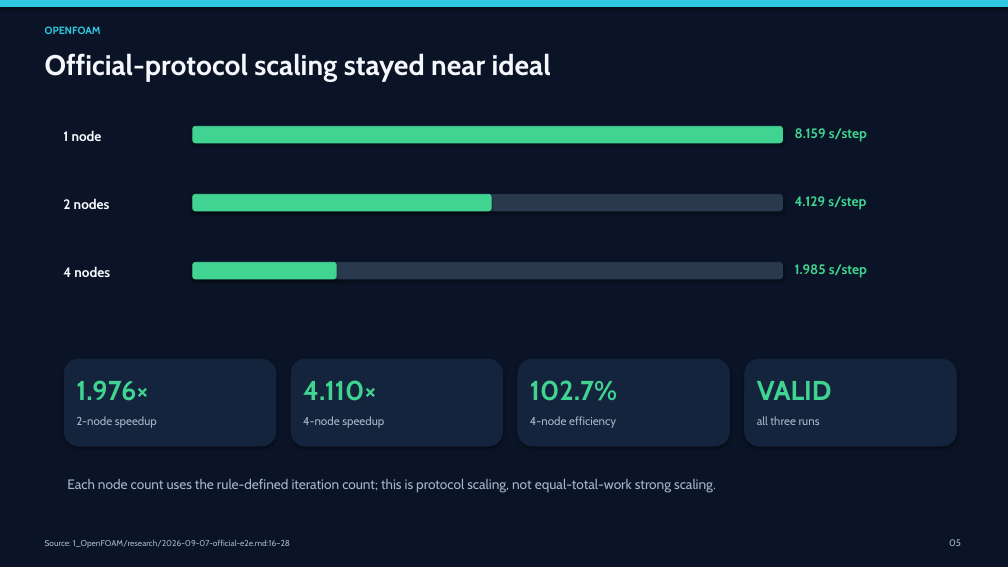
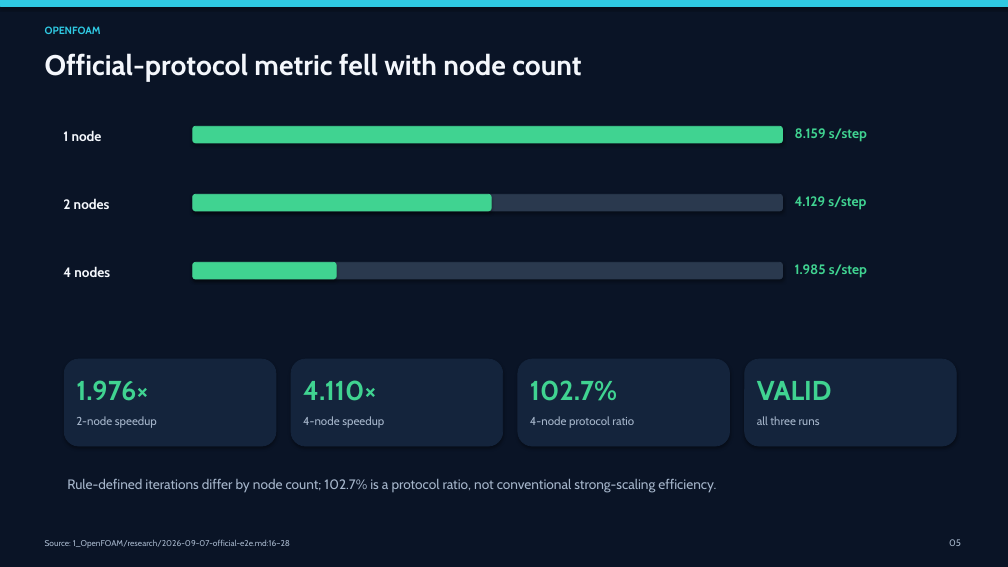
Before and after one commit to 2026-APAC-HPC-AI-Tokyo-Rapids/1_OpenFOAM, a slide deck: slide 5 of presentation/team_presentation.pptx. Drawn at 1008x567 pixels with LibreOffice and Linux fonts; fonts in the diff are those of the drawing. Boxes give left, top, right and bottom in pixels: in the first picture for what was removed or moved away, otherwise in the second. Text is boxed around its words. In the diff, an @@ line names an element or a change of style, - is before the commit and + after.

```diff
--- a/presentation/team_presentation.pptx
+++ b/presentation/team_presentation.pptx
@@ text at (45, 53, 581, 81): text changed @@
-Official-protocol scaling stayed near ideal
+Official-protocol metric fell with node count
@@ text at (530, 416, 634, 428): text changed @@
-4-node efficiency
+4-node protocol ratio
@@ text at (67, 479, 716, 493): text changed @@
-Each node count uses the rule-defined iteration count; this is protocol scaling, not equal-total-work strong scaling.
+Rule-defined iterations differ by node count; 102.7% is a protocol ratio, not conventional strong-scaling efficiency.
```
Also in this commit, not shown: 5 other slides changed, 1 slide added, 1 slide removed.
